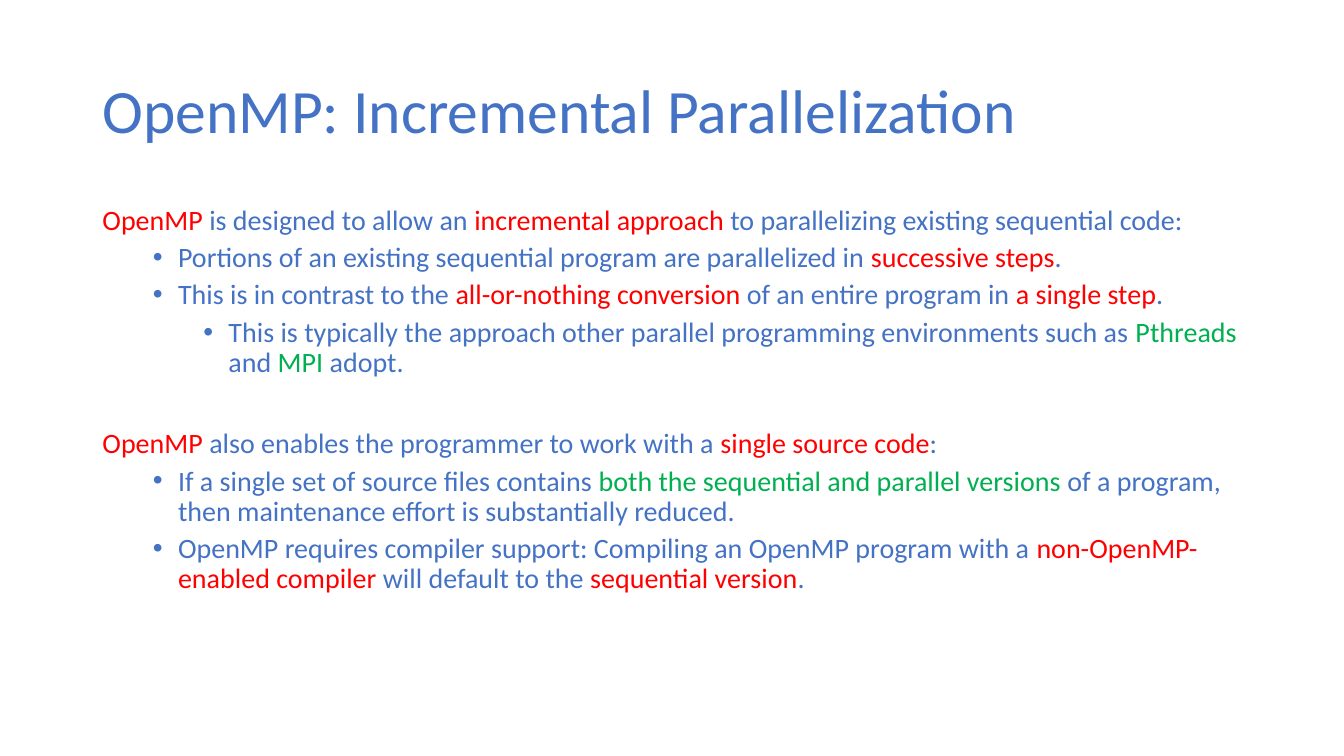
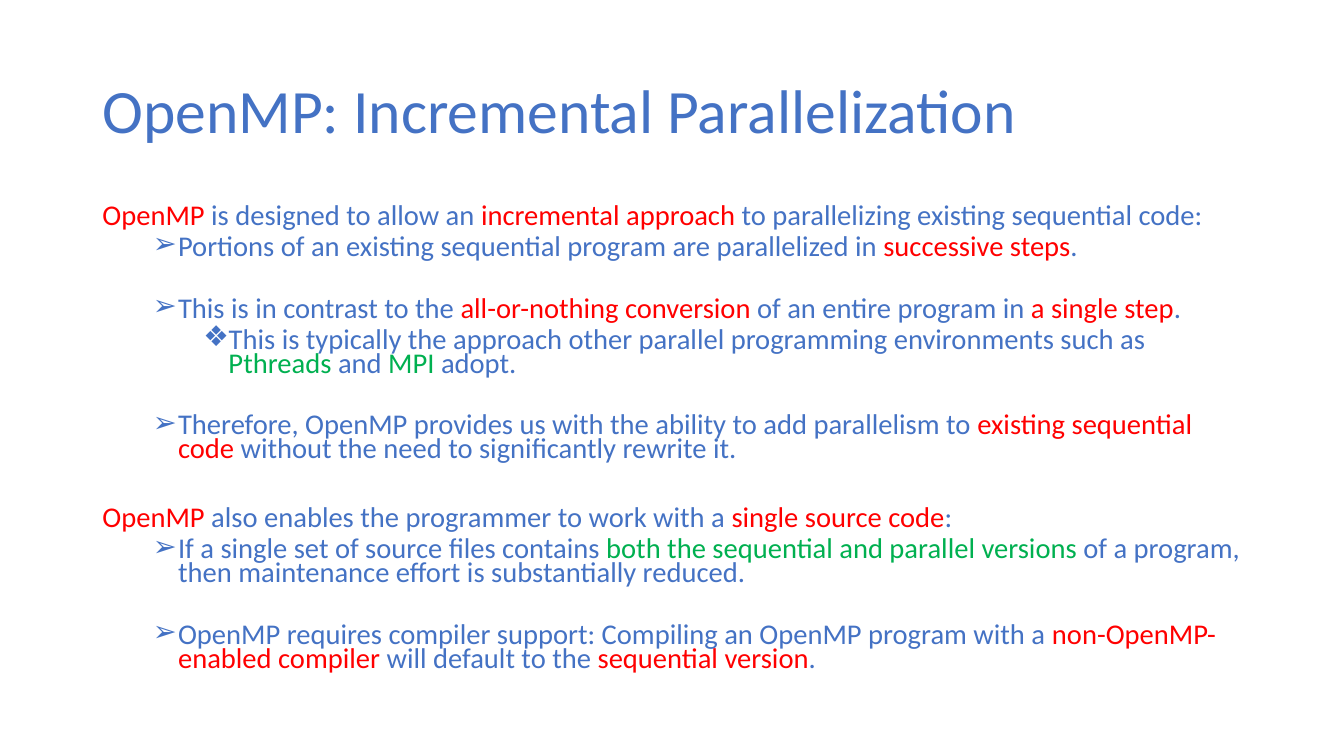
Before and after one commit to ekkapotc/PC, a slide deck: slide 5 of Slides/Lecture 6.pptx. Drawn at 1344x756 pixels with LibreOffice and Linux fonts; fonts in the diff are those of the drawing. Boxes give left, top, right and bottom in pixels: in the first picture for what was removed or moved away, otherwise in the second. Text is boxed around its words. In the diff, an @@ line names an element or a change of style, - is before the commit and + after.

```diff
--- a/Slides/Lecture 6.pptx
+++ b/Slides/Lecture 6.pptx
@@ text at box(102, 205, 1240, 673): size 20 to 20.4 pt in "OpenMP is designed to allow an incremental ...", "Portions of an existing sequential program are ...", "This is in contrast to the all-or-nothing ...", "This is typically the approach other parallel ..." and 3 more places; line spacing 0.9 to 0.7; bullet • to ➢; bullet • to ❖ @@
@@ text at box(178, 414, 1192, 463): paragraph added @@
+  ➢ Therefore, OpenMP provides us with the ability to add parallelism to existing sequential code without the need to significantly rewrite it.
```
Also in this commit, not shown: 27 other slides changed, 2 slides added, 2 other files.
